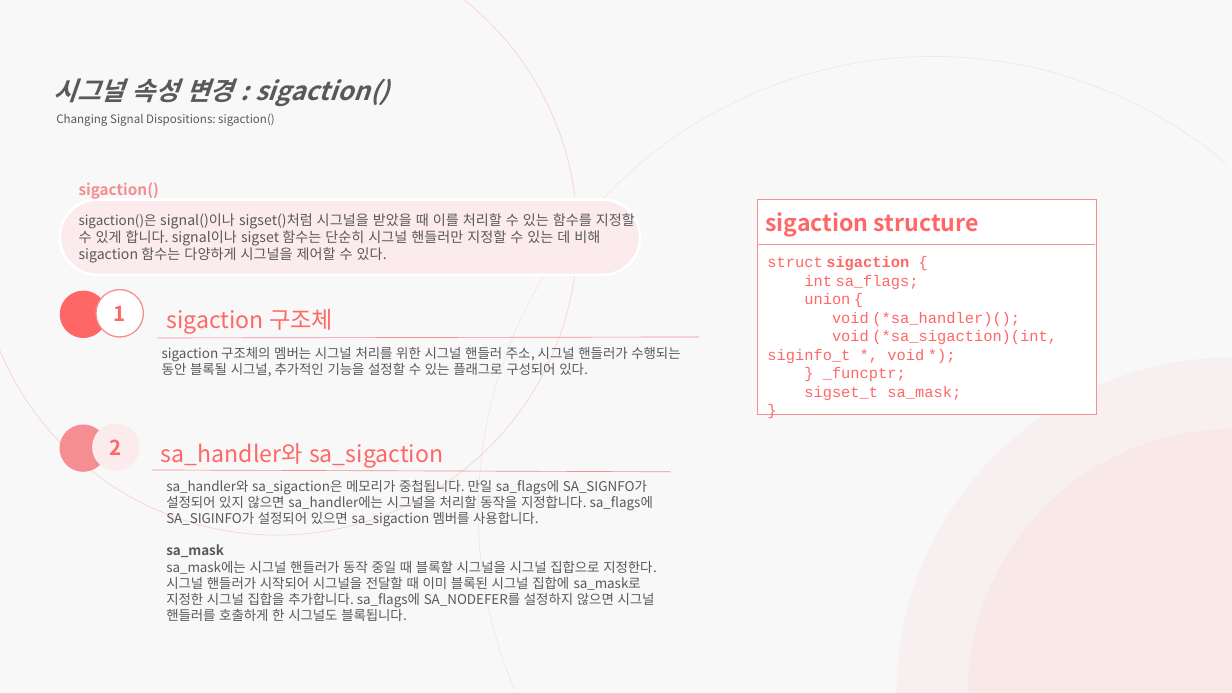
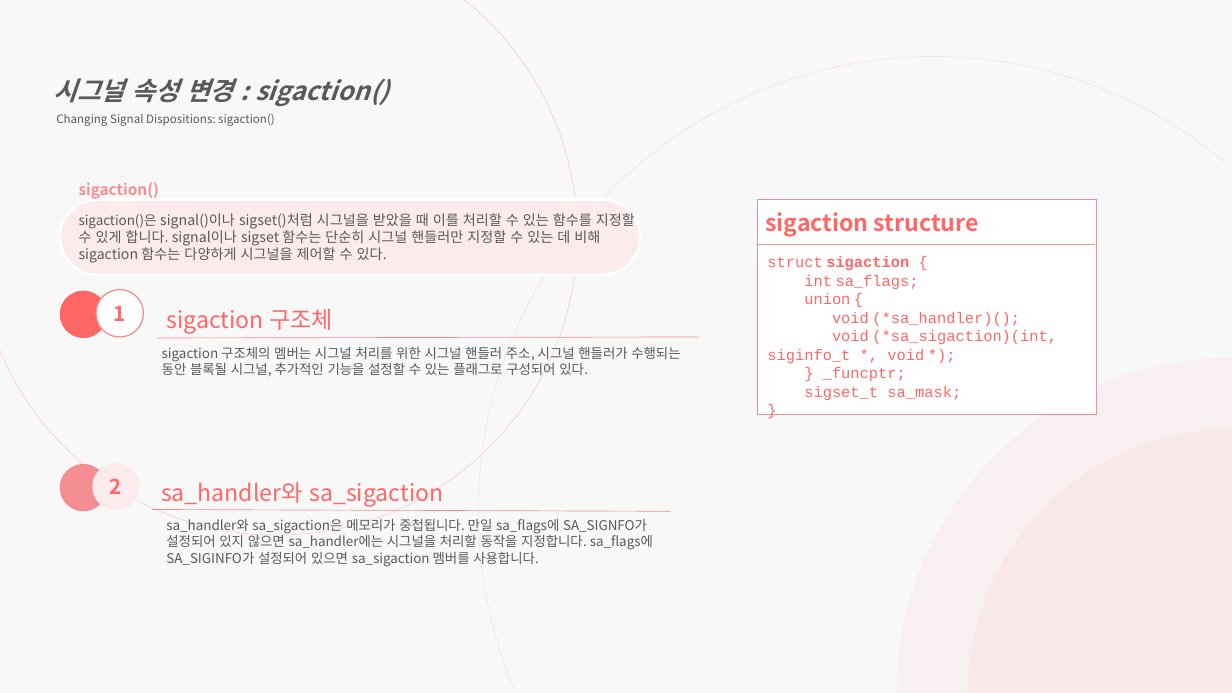
Before and after one commit to shinhojin/LiSearch_Dankook_Univ._Linux_Search, a slide deck: slide 16 of Presentation/CH20 Signals _Fundamental Concepts.pptx. Drawn at 1232x693 pixels with LibreOffice and Linux fonts; fonts in the diff are those of the drawing. Boxes give left, top, right and bottom in pixels: in the first picture for what was removed or moved away, otherwise in the second. Text is boxed around its words. In the diff, an @@ line names an element or a change of style, - is before the commit and + after.

Commit message:
CH20 Signals: Fundamental Concepts
typo corrected

```diff
--- a/Presentation/CH20 Signals _Fundamental Concepts.pptx
+++ b/Presentation/CH20 Signals _Fundamental Concepts.pptx
@@ 2 ellipses, 1 text, 1 line: place and size @@
-2 ellipses, 1 text, 1 line at (60,423,671,472)
+2 ellipses, 1 text, 1 line at (60,463,671,511)
@@ text "sa_handler와 sa_sigaction은 메모리가 중첩됩니다. 만일 ...": place and size @@
-text "sa_handler와 sa_sigaction은 메모리가 중첩됩니다. 만일 ..." at (166,480,657,621)
+text "sa_handler와 sa_sigaction은 메모리가 중첩됩니다. 만일 ..." at (166,519,653,566)
@@ text at (166,544,657,621): paragraphs removed @@
-sa_mask
-sa_mask에는 시그널 핸들러가 동작 중일 때 블록할 시그널을 시그널 집합으로 지정한다. 시그널 핸들러가 시작되어 시그널을 전달할 때 이미 블록된 시그널 집합에 sa_mask로 지정한 시그널 집합을 추가합니다. sa_flags에 SA_NODEFER를 설정하지 않으면 시그널 핸들러를 호출하게 한 시그널도 블록됩니다.
```
